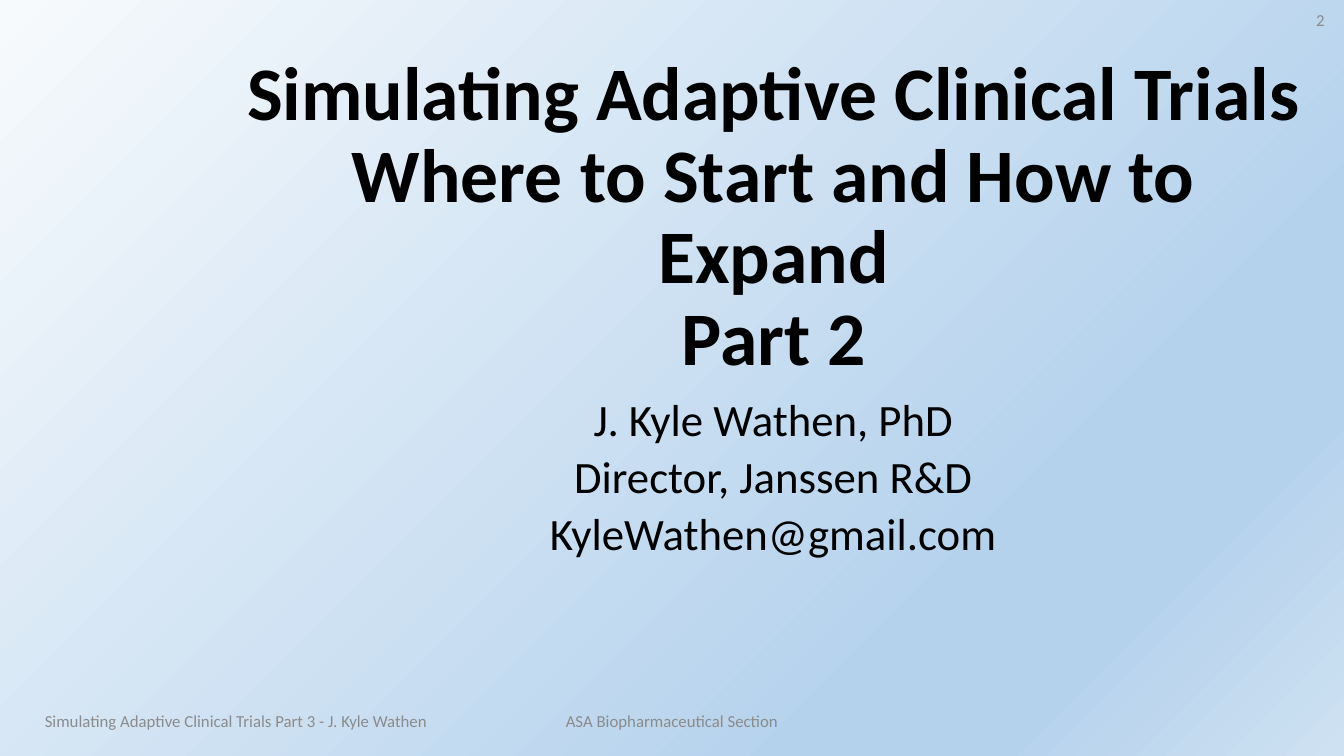
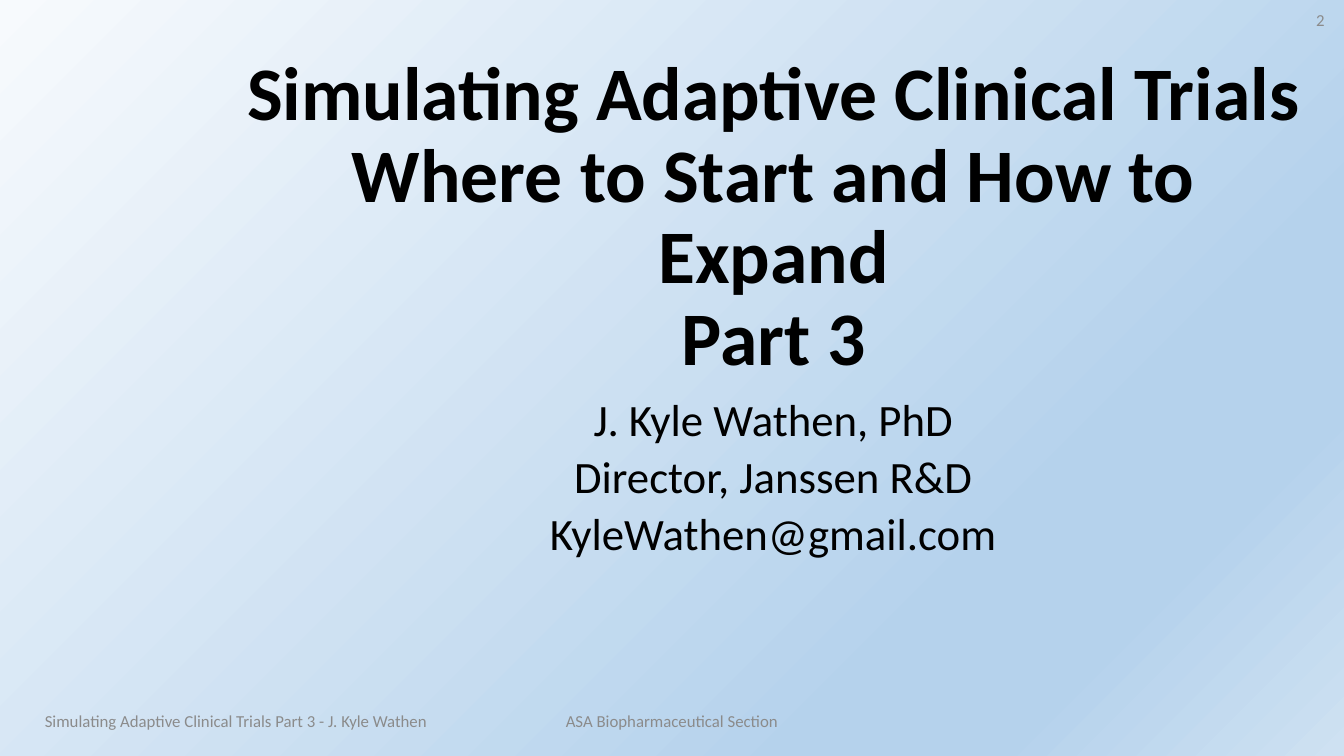
Before and after one commit to kwathen/ClinicalTrialSimulation, a slide deck: slide 2 of Presentations/Part 3.pptx. Drawn at 1344x756 pixels with LibreOffice and Linux fonts; fonts in the diff are those of the drawing; background and template pictures are left out. Boxes give left, top, right and bottom in pixels: in the first picture for what was removed or moved away, otherwise in the second. Text is boxed around its words. In the diff, an @@ line names an element or a change of style, - is before the commit and + after.

```diff
--- a/Presentations/Part 3.pptx
+++ b/Presentations/Part 3.pptx
@@ title at (247,67,1299,366): text changed @@
-Simulating Adaptive Clinical Trials
-Where to Start and How to Expand
-Part 2
+Simulating Adaptive Clinical Trials
+Where to Start and How to Expand
+Part 3
```
Also in this commit, not shown: 1 slide added, 2 other files.
